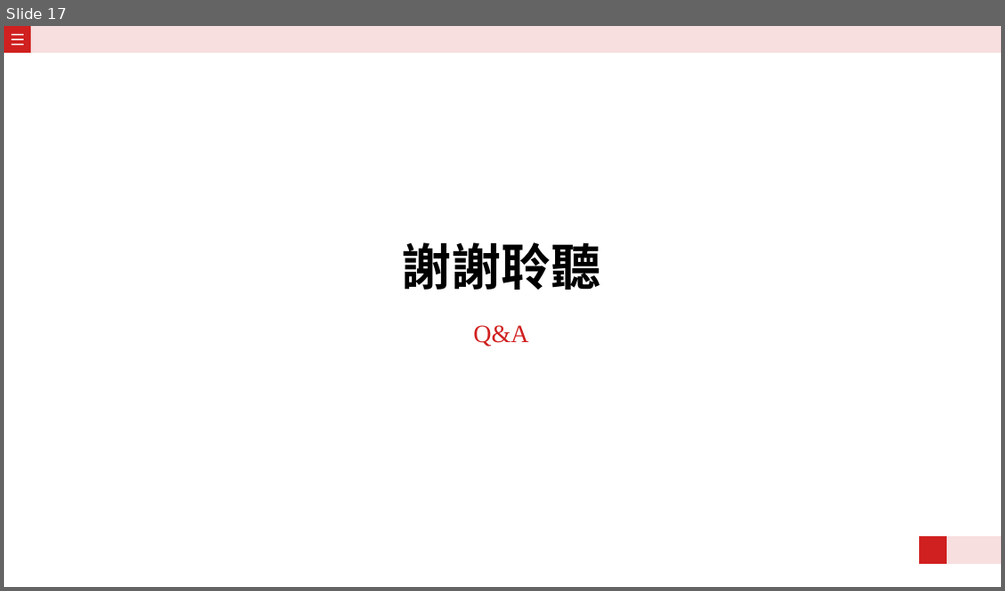
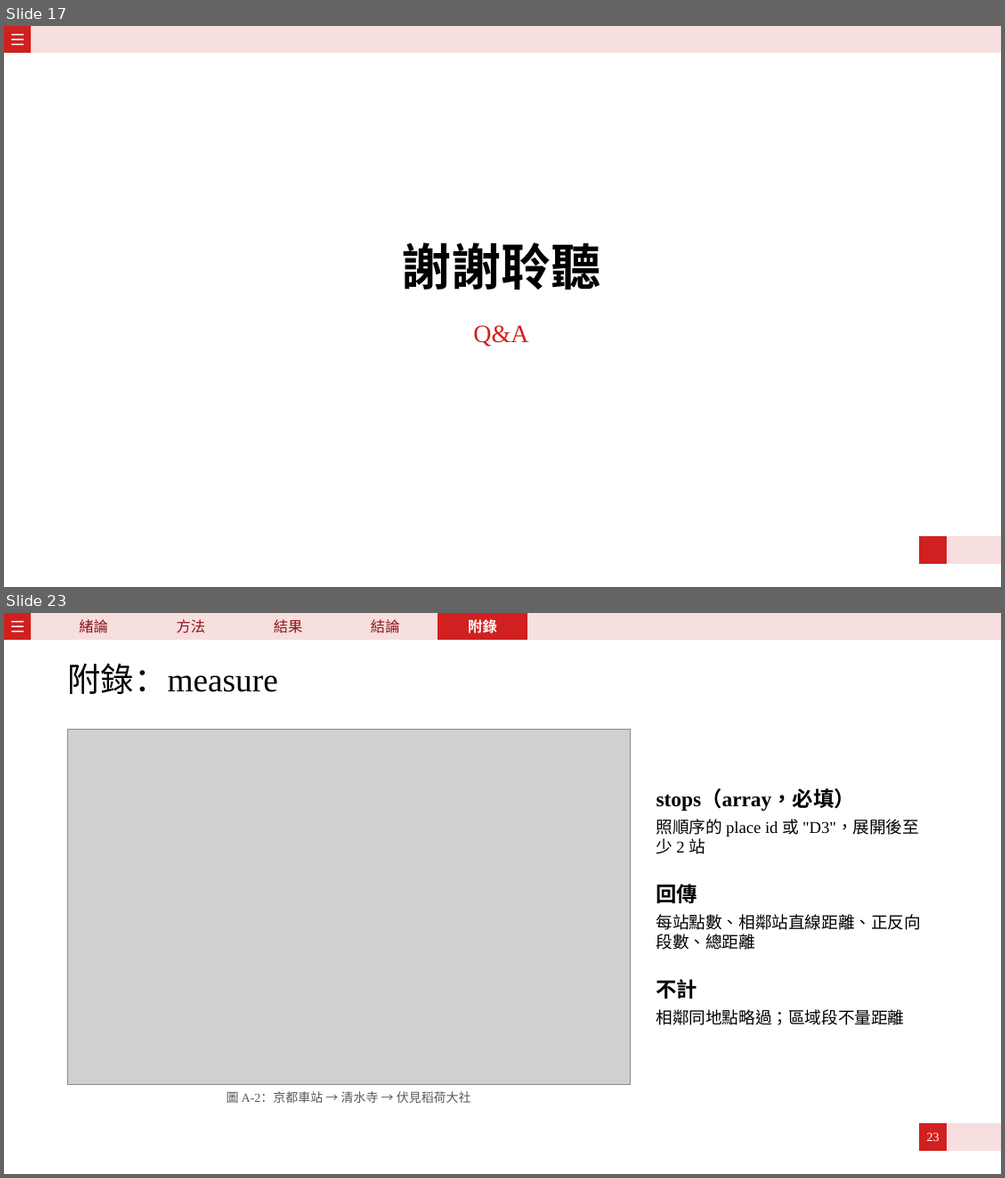
Before and after one commit to tso0216/ST-RAG, a slide deck: slide.pptx. Shown one above the other, each under a label of ours: slide 17 before the commit, slides 17 and 23 after it; the slides between them are not shown. The pictures are 1005x591 and 1005x1178 pixels, drawn with LibreOffice and Linux fonts; fonts in the diff are those of the drawing; grey boxes stand for pictures. Boxes give left, top, right and bottom in pixels: in the first picture for what was removed or moved away, otherwise in the second. Text is boxed around its words. In the diff, an @@ line names an element or a change of style, - is before the commit and + after.

```diff
--- a/slide.pptx
+++ b/slide.pptx
@@ slide 23 added at <box>4,613,1001,1174</box>, background #FFFFFF; not listed: 7 template elements that a slide beside it also shows @@
@@ text added at <box>79,619,108,633</box>, 14 pt, text #8C1515 @@
+緒論
@@ text added at <box>177,619,206,633</box>, 14 pt, text #8C1515 @@
+方法
@@ text added at <box>274,619,303,633</box>, 14 pt, text #8C1515 @@
+結果
@@ text added at <box>371,619,400,633</box>, 14 pt, text #8C1515 @@
+結論
@@ rectangle added at <box>437,613,527,640</box>, fill #D0201F, 14 pt, text #FFFFFF, bold @@
+附錄
@@ title added at <box>67,663,277,694</box>, 32 pt, text #000000 @@
+附錄：measure
@@ picture added at <box>67,729,630,1084</box> @@
@@ text added at <box>656,790,922,1025</box>, 16 pt, text #000000 @@
+stops（array，必填）
+照順序的 place id 或 "D3"，展開後至少 2 站
+回傳
+每站點數、相鄰站直線距離、正反向段數、總距離
+不計
+相鄰同地點略過；區域段不量距離
@@ text added at <box>226,1090,471,1106</box>, 12 pt, text #595959 @@
+圖 A-2：京都車站 → 清水寺 → 伏見稻荷大社
@@ page number added at <box>927,1132,939,1141</box>, 12 pt, text #FFFFFF @@
+23
```
Also in this commit, not shown: 13 other slides added, 19 other files.
